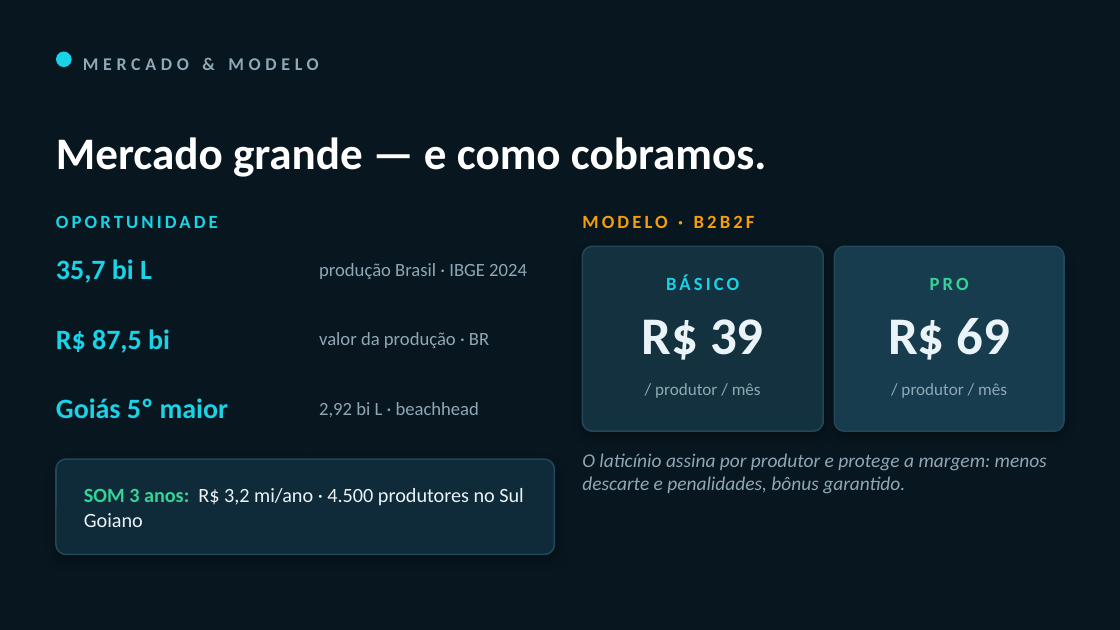
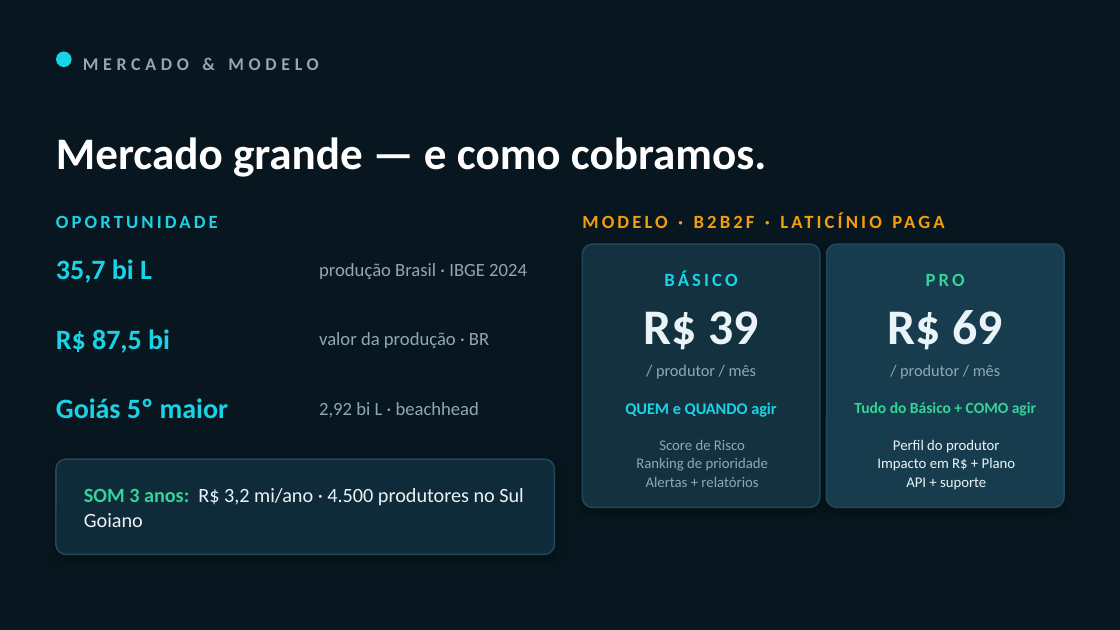
Before and after one commit to usinaconsultoriaeminteligencia/via-leite-sense, a slide deck: slide 5 of prototipo/VIA_LEITE_SENSE_Pitch.pptx. Drawn at 1120x630 pixels with LibreOffice and Linux fonts; fonts in the diff are those of the drawing. Boxes give left, top, right and bottom in pixels: in the first picture for what was removed or moved away, otherwise in the second. Text is boxed around its words. In the diff, an @@ line names an element or a change of style, - is before the commit and + after.

```diff
--- a/prototipo/VIA_LEITE_SENSE_Pitch.pptx
+++ b/prototipo/VIA_LEITE_SENSE_Pitch.pptx
@@ text "BÁSICO": place and size @@
-text "BÁSICO" at <box>666,275,739,290</box>
+text "BÁSICO" at <box>664,271,737,286</box>
@@ rounded rectangle: place and size @@
-rounded rectangle at <box>582,246,823,431</box>
+rounded rectangle at <box>582,244,820,507</box>
@@ rounded rectangle at <box>582,244,820,507</box>: proportions changed @@
@@ rounded rectangle at <box>827,244,1064,507</box>: proportions changed @@
@@ text "PRO": place and size @@
-text "PRO" at <box>930,278,969,290</box>
+text "PRO" at <box>926,274,965,286</box>
@@ rounded rectangle: place and size @@
-rounded rectangle at <box>834,246,1064,431</box>
+rounded rectangle at <box>827,244,1064,507</box>
@@ text "R$ 39": place and size @@
-text "R$ 39" at <box>642,319,764,360</box>
+text "R$ 39" at <box>644,311,758,350</box>
@@ text "R$ 39" at <box>644,311,758,350</box>: size 34 to 32 pt @@
@@ text "R$ 69" at <box>888,310,1002,350</box>: size 34 to 32 pt @@
@@ text "R$ 69": place and size @@
-text "R$ 69" at <box>888,318,1011,360</box>
+text "R$ 69" at <box>888,310,1002,350</box>
@@ text "/ produtor / mês": place and size @@
-text "/ produtor / mês" at <box>655,383,761,398</box>
+text "/ produtor / mês" at <box>656,365,756,379</box>
@@ text "/ produtor / mês" at <box>656,365,756,379</box>: size 11 to 10.5 pt @@
@@ text "/ produtor / mês" at <box>900,365,1000,379</box>: size 11 to 10.5 pt @@
@@ text "/ produtor / mês": place and size @@
-text "/ produtor / mês" at <box>901,383,1007,398</box>
+text "/ produtor / mês" at <box>900,365,1000,379</box>
@@ text added at <box>625,402,776,417</box>, 10.5 pt, text #19D3E6, bold @@
+QUEM e QUANDO agir
@@ text added at <box>854,402,1036,416</box>, 10 pt, text #34D399, bold @@
+Tudo do Básico + COMO agir
@@ text added at <box>636,440,768,487</box>, 9.5 pt, text #8FA8B5 @@
+Score de Risco
+Ranking de prioridade
+Alertas + relatórios
@@ text added at <box>877,439,1016,490</box>, 9.5 pt, text #EAF4F8 @@
+Perfil do produtor
+Impacto em R$ + Plano
+API + suporte
@@ text removed at <box>582,453,1047,494</box> @@
-O laticínio assina por produtor e protege a margem: menos descarte e penalidades, bônus garantido.
```
Also in this commit, not shown: 1 other slide changed, 2 slides added, 1 slide removed, 40 other files.
